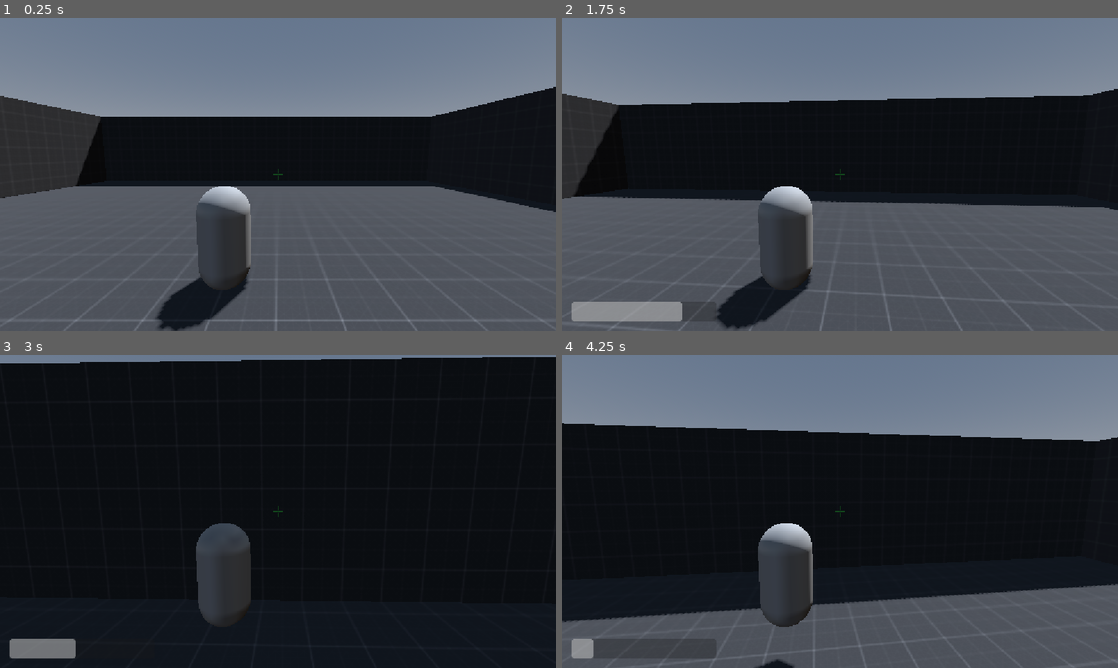
Above: before the commit, frames 1-4 (two rows, left to right).
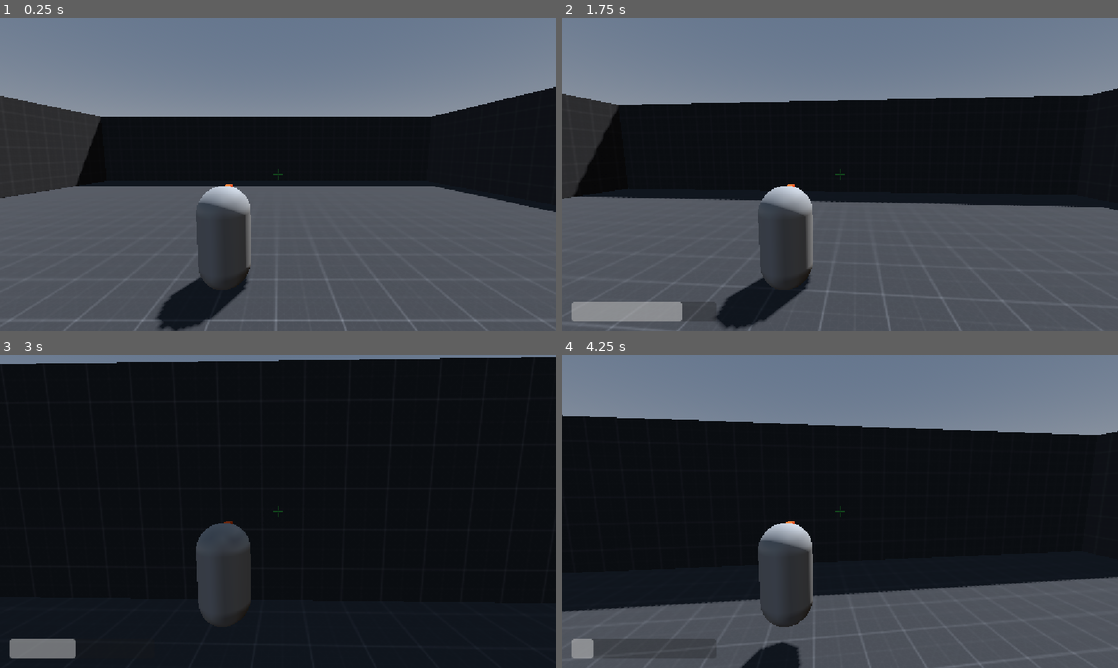
Above: after the commit, the same moments.

Repository: alavanzasp-code/IJStudio
Game: Godot game, scene res://Test Area (World)/test_area.tscn
Two runs of this game, one before a commit and one after it. Both use one fixed random seed, a clock stepped at 60 frames per second and the inputs below.
Inputs (mouse positions are in pixels of both pictures, inside the frame that each line leads up to):
- Up to frame 1 (0.25 s): no input
- Up to frame 2 (1.75 s): tap Enter at 0.5 s; move the mouse to (867, 174) at 0.52 s; hold W (up) from 0.53 s (still down); tap F (grapple) at 0.6 s; click (867, 174) at 0.67 s; tap Space (jump) at 0.77, 1.07, 1.52 s; tap Ctrl (slide) at 0.8, 1.35 s; move the mouse to (812, 174) at 1.27 s; click (812, 174) at 1.42 s; tap Shift (sprint) at 1.55 s
- Up to frame 3 (3 s): keep holding W (up); tap Space (jump) at 1.82, 2.3, 2.85 s; move the mouse to (289, 505) at 2.02 s; hold Shift (sprint) 2.03-2.78 s; click (289, 505) at 2.17 s; move the mouse to (272, 517) at 2.77 s; click (272, 517) at 2.92 s
- Up to frame 4 (4.25 s): keep holding W (up); tap Space (jump) at 3.02, 3.32, 3.77, 4.07 s; tap F (grapple) at 3.05, 3.6 s; move the mouse to (878, 514) at 3.52 s; click (878, 514) at 3.67 s; tap Ctrl (slide) at 3.8 s

The runs differ from the first frame. In frame 1, less than 0.1% of the frame differs, in the area x 40-42%, y 53-54%; in frame 2, less than 0.1%; in frame 3, 0.2%; in frame 4, 5.4%, in the area x 0-100%, y 19-100%.

Commit message:
pivoted from fixed rotation to free; added marker for test

Diff:
--- a/Character (Player Test Sub)/player_(test).gd
+++ b/Character (Player Test Sub)/player_(test).gd
@@ -10,8 +10,7 @@
 @export var deceleration := 11.0
 @export var air_control := 0.35
 @export var air_friction := 0.05
-@export var backwalk_speed_ratio := 0.6
-@export var strafe_speed_ratio := 0.85
+@export var facing_turn_speed := 15.0
 
 @export var slide_speed := 20.0
 @export var slide_duration := 2.0
@@ -24,6 +23,7 @@
 @export_range(0.0, 1.0, 0.01) var max_grapple_slope := 0.4
 
 @export var wall_slide_speed := 3.0
+@export var wall_slide_grab := 30.0
 @export var wall_slide_friction := 8.0
 @export var wall_slide_stick := 10.0
 @export var wall_slide_grip := 4.0
@@ -89,7 +89,8 @@
 	# Wall slide / wall jump (state comes from the last move_and_slide)
 	handle_wall_slide(delta)
 
-	# Movement input
+	# Movement input is relative to the camera aim, not the body — the model
+	# turns itself to follow the direction of travel.
 	var input_dir := Input.get_vector(
 		"left",
 		"right",
@@ -97,32 +98,38 @@
 		"down",
 	)
 
-	var motion_local := Vector3(input_dir.x, 0, input_dir.y)
-	var has_input := motion_local.length_squared() > 0.0
+	var has_input := input_dir.length_squared() > 0.0
+
+	# Project input onto the camera's ground-plane axes
+	var camera := get_viewport().get_camera_3d()
+	var cam_forward := -camera.global_transform.basis.z
+	cam_forward.y = 0
+	var cam_right := camera.global_transform.basis.x
+	cam_right.y = 0
+	var wish_dir := cam_right * input_dir.x - cam_forward * input_dir.y
+	wish_dir.y = 0
 	if has_input:
-		motion_local = motion_local.normalized()
-
-	# Body follows the crosshair, so input is already relative to where the
-	# player is aimed — motion goes exactly where held, no turn damping.
-	var wish_dir := (transform.basis * motion_local)
-	wish_dir.y = 0
+		wish_dir = wish_dir.normalized()
 
 	# In the air you only get a fraction of steering and thrust — no mid-air darting
 	var control := air_control if not is_on_floor() else 1.0
 
 	if has_input:
-		# Sprint only counts when actually running forward — side and back
-		# input are side-walking and always stay at walking speed.
-		var forward_amount := -input_dir.y
-		var is_forward := forward_amount > 0.0 and absf(input_dir.x) <= forward_amount * 1.25
-		var is_sprinting_now := is_sprinting() and is_forward
-
+		# Sprint is available in whatever direction you're heading
+		var is_sprinting_now := is_sprinting()
 		var base_speed := sprint_speed if is_sprinting_now else walk_speed
 		var accel := sprint_accel if is_sprinting_now else acceleration
-		var cruise_speed := base_speed * _movement_speed_ratio(input_dir)
+
+		# Full character rotation — the model turns to face where it's going
+		var facing_yaw: float = atan2(-wish_dir.x, -wish_dir.z)
+		rotation.y = lerp_angle(
+			rotation.y,
+			facing_yaw,
+			clampf(facing_turn_speed * delta, 0.0, 1.0),
+		)
 
 		# Snappy turns — residual sideways drift left over from the old heading
-		# is damped hard so the body follows the crosshair instead of sliding.
+		# is damped hard so the body follows the input instead of sliding.
 		var perp := Vector3(velocity.x, 0, velocity.z)
 		perp -= wish_dir * perp.dot(wish_dir)
 		if perp.length_squared() > 0.0001:
@@ -130,7 +137,7 @@
 			velocity.x -= perp.x * damp
 			velocity.z -= perp.z * damp
 
-		var target_velocity := wish_dir * cruise_speed
+		var target_velocity := wish_dir * base_speed
 		velocity.x = move_toward(velocity.x, target_velocity.x, accel * control * delta)
 		velocity.z = move_toward(velocity.z, target_velocity.z, accel * control * delta)
 	else:
@@ -144,18 +151,6 @@
 
 func is_sprinting() -> bool:
 	return Input.is_action_pressed("sprint")
-
-
-func _movement_speed_ratio(input_dir: Vector2) -> float:
-	# Backpedaling and side-walking are slower than running forward
-	var forward_amount := -input_dir.y
-	var sideways_amount: float = absf(input_dir.x)
-
-	if forward_amount < 0.0:
-		return backwalk_speed_ratio
-	if sideways_amount > forward_amount * 1.25:
-		return strafe_speed_ratio
-	return 1.0
 
 
 func raycast_grapple() -> Dictionary:
@@ -228,7 +223,8 @@
 		# Landing damp — bleed off the incoming pull so we don't slam the wall
 		velocity.x *= 0.35
 		velocity.z *= 0.35
-		velocity.y *= 0.4
+		# Never leave upward momentum — it hovers the player on the wall face
+		velocity.y = minf(velocity.y * 0.4, 0.0)
 		camera_settings.add_shake(0.05)
 
 
@@ -247,9 +243,14 @@
 	is_wall_sliding = true
 	wall_normal = normal
 
-	# Cap the fall to a slow slide
-	if velocity.y < -wall_slide_speed:
-		velocity.y = move_toward(velocity.y, -wall_slide_speed, wall_slide_friction * delta)
+	# Cap the fall to a slow slide — but never cling when first catching the
+	# wall: start dropping immediately instead of drifting down lazily.
+	if velocity.y > -wall_slide_speed:
+		velocity.y = move_toward(
+			velocity.y,
+			-wall_slide_speed,
+			wall_slide_grab * delta,
+		)
 
 	# Stick to the wall — pull slightly toward it and bleed sideways speed
 	velocity += normal * wall_slide_grip * delta
--- a/Test Area (World)/camera_settings.gd
+++ b/Test Area (World)/camera_settings.gd
@@ -37,6 +37,11 @@
 
 
 func _process(delta: float) -> void:
+	# The camera holds its own world-space yaw. The body rotates toward its
+	# movement direction, so compensate here or the view would swing with it.
+	rotation.y = yaw - character.rotation.y
+	rotation.x = pitch
+
 	_shake_offset = _shake_offset.lerp(Vector2.ZERO, 10.0 * delta)
 	camera_3d.h_offset = _shake_offset.x
 	camera_3d.v_offset = _shake_offset.y
@@ -116,11 +121,6 @@
 	pitch -= mouse_movement.y * mouse_sensitivity
 	pitch = clamp(pitch, -deg_to_rad(max_pitch_degrees), deg_to_rad(max_pitch_degrees))
 
-	# Yaw the character so movement stays relative to the view. Keep pitch on
-	# this pivot so looking up or down never tilts the collision body.
-	character.rotation.y = yaw
-	rotation.x = pitch
-
 
 func switch_view() -> void:
 	view_is_left = not view_is_left
--- a/Test Area (World)/player_(test).tscn
+++ b/Test Area (World)/player_(test).tscn
@@ -2,11 +2,17 @@
 
 [ext_resource type="Script" uid="uid://cyfg3k13d4fkc" path="res://Character (Player Test Sub)/player_(test).gd" id="1_5b8i2"]
 [ext_resource type="Script" uid="uid://uwnwpa8croaq" path="res://Test Area (World)/camera_settings.gd" id="2_uyn5y"]
-[ext_resource type="Script" path="res://Character (Player Test Sub)/crosshair.gd" id="3_chhr"]
+[ext_resource type="Script" uid="uid://bdy13d18cgfe1" path="res://Character (Player Test Sub)/crosshair.gd" id="3_chhr"]
 
 [sub_resource type="CapsuleShape3D" id="CapsuleShape3D_mltf8"]
 
 [sub_resource type="CapsuleMesh" id="CapsuleMesh_mltf8"]
+
+[sub_resource type="BoxMesh" id="BoxMesh_facing"]
+size = Vector3(0.12, 0.12, 0.56921387)
+
+[sub_resource type="StandardMaterial3D" id="StandardMaterial3D_facing"]
+albedo_color = Color(1, 0.35, 0.1, 1)
 
 [node name="Player (Test)" type="CharacterBody3D" unique_id=1302519365]
 script = ExtResource("1_5b8i2")
@@ -18,6 +24,11 @@
 [node name="MeshInstance3D" type="MeshInstance3D" parent="." unique_id=394142981]
 mesh = SubResource("CapsuleMesh_mltf8")
 
+[node name="FacingMarker" type="MeshInstance3D" parent="." unique_id=1368285233]
+transform = Transform3D(1, 0, 0, 0, 1, 0, 0, 0, 1, 0, 0.9, -0.23460692)
+mesh = SubResource("BoxMesh_facing")
+surface_material_override/0 = SubResource("StandardMaterial3D_facing")
+
 [node name="Camera Settings" type="Node3D" parent="." unique_id=1413544793]
 transform = Transform3D(1, 0, 0, 0, 0.9947028, 0.10279253, 0, -0.10279253, 0.9947028, 0, 0, 0)
 script = ExtResource("2_uyn5y")
@@ -26,9 +37,10 @@
 transform = Transform3D(1, 0, 0, 0, 1, 0, 0, 0, 1, 1.0335541, 1.2116957, 3.9702067)
 current = true
 
-[node name="UI" type="CanvasLayer" parent="."]
+[node name="UI" type="CanvasLayer" parent="." unique_id=1388137460]
 
-[node name="Crosshair" type="TextureRect" parent="UI"]
+[node name="Crosshair" type="TextureRect" parent="UI" unique_id=1389430929]
+anchors_preset = 8
 anchor_left = 0.5
 anchor_top = 0.5
 anchor_right = 0.5
@@ -42,7 +54,9 @@
 mouse_filter = 2
 script = ExtResource("3_chhr")
 
-[node name="GrappleCooldown" type="ProgressBar" parent="UI"]
+[node name="GrappleCooldown" type="ProgressBar" parent="UI" unique_id=1622013904]
+visible = false
+anchors_preset = 2
 anchor_top = 1.0
 anchor_bottom = 1.0
 offset_left = 20.0
@@ -52,5 +66,4 @@
 grow_vertical = 0
 mouse_filter = 2
 max_value = 1.0
-visible = false
 show_percentage = false
